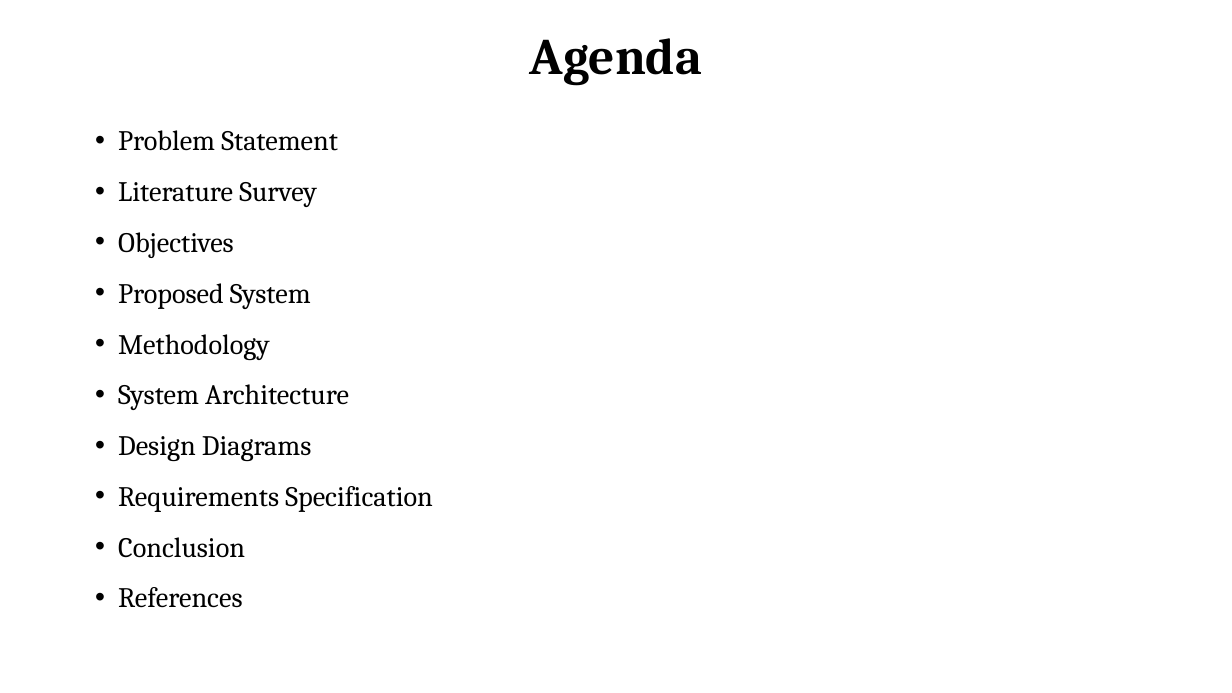
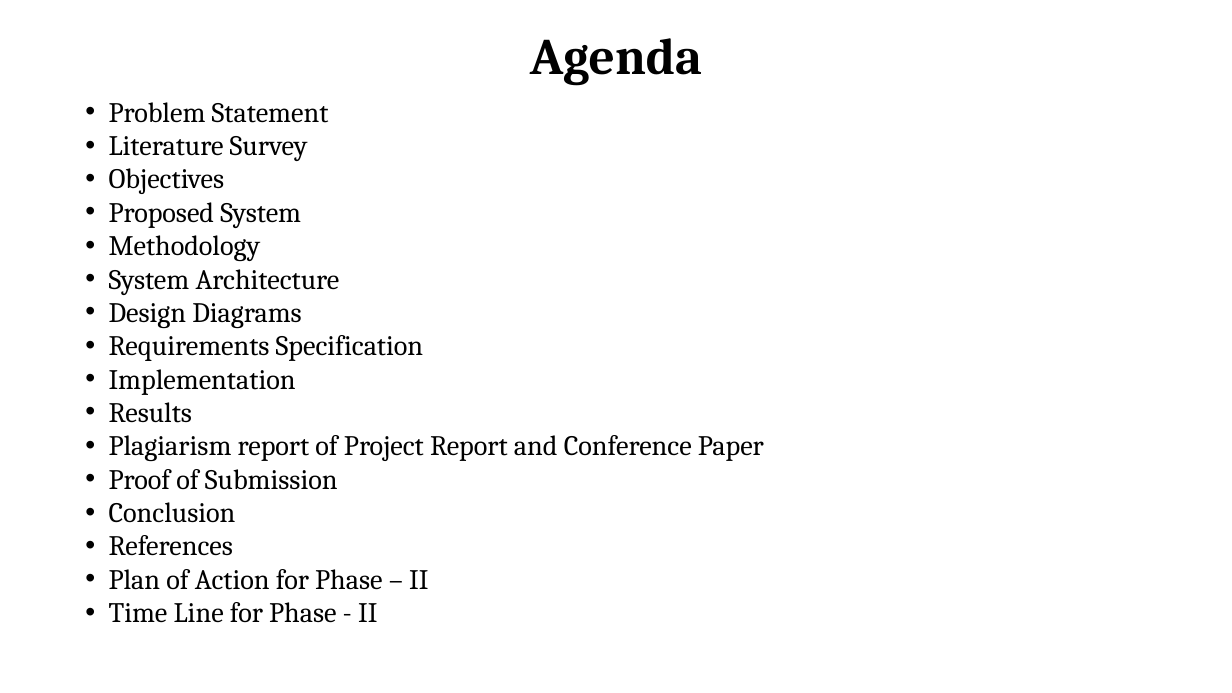
Before and after one commit to Shakthivelk24/DevSecOps-Documentation, a slide deck: slide 2 of Documentation/PPT/CSEP23605 Review 1.pptx. Drawn at 1232x693 pixels with LibreOffice and Linux fonts; fonts in the diff are those of the drawing; background and template pictures are left out. Boxes give left, top, right and bottom in pixels: in the first picture for what was removed or moved away, otherwise in the second. Text is boxed around its words. In the diff, an @@ line names an element or a change of style, - is before the commit and + after.

```diff
--- a/Documentation/PPT/CSEP23605 Review 1.pptx
+++ b/Documentation/PPT/CSEP23605 Review 1.pptx
@@ text "Problem Statement": place and size @@
-text "Problem Statement" at (118,130,432,608)
+text "Problem Statement" at (109,102,764,623)
@@ text at (109,102,423,556): line spacing 1.5 to 26pt @@
@@ text at (109,369,764,490): paragraphs added @@
+• Implementation
+• Results
+• Plagiarism report of Project Report and Conference Paper
+• Proof of Submission
@@ text at (109,569,428,623): paragraphs added @@
+• Plan of Action for Phase – II
+• Time Line for Phase - II
```
Also in this commit, not shown: 1 other slide changed, 5 slides added.
